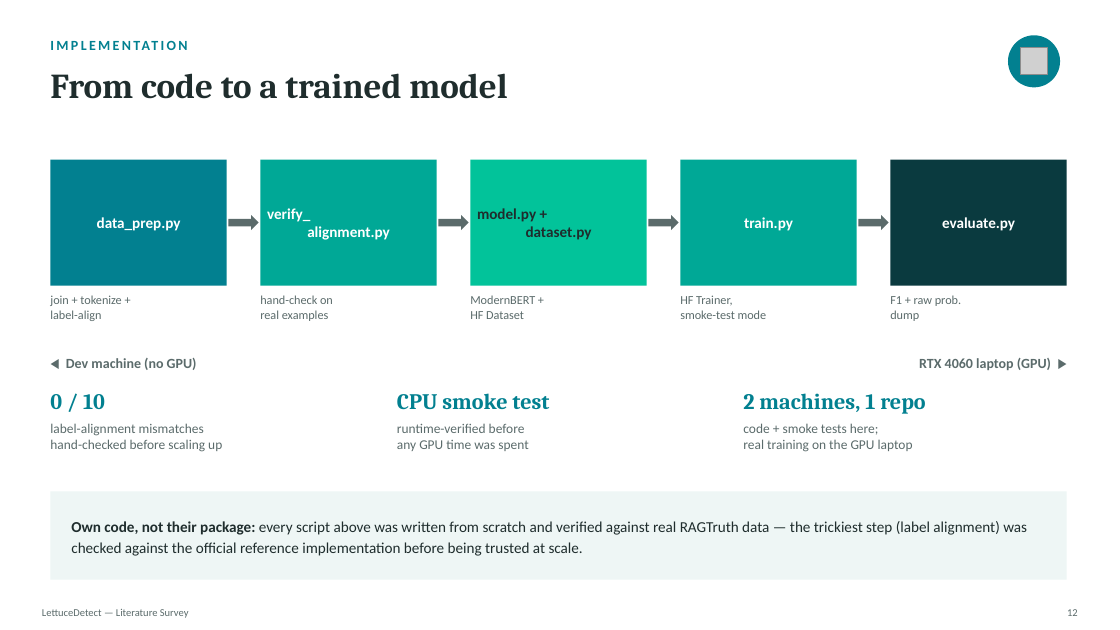
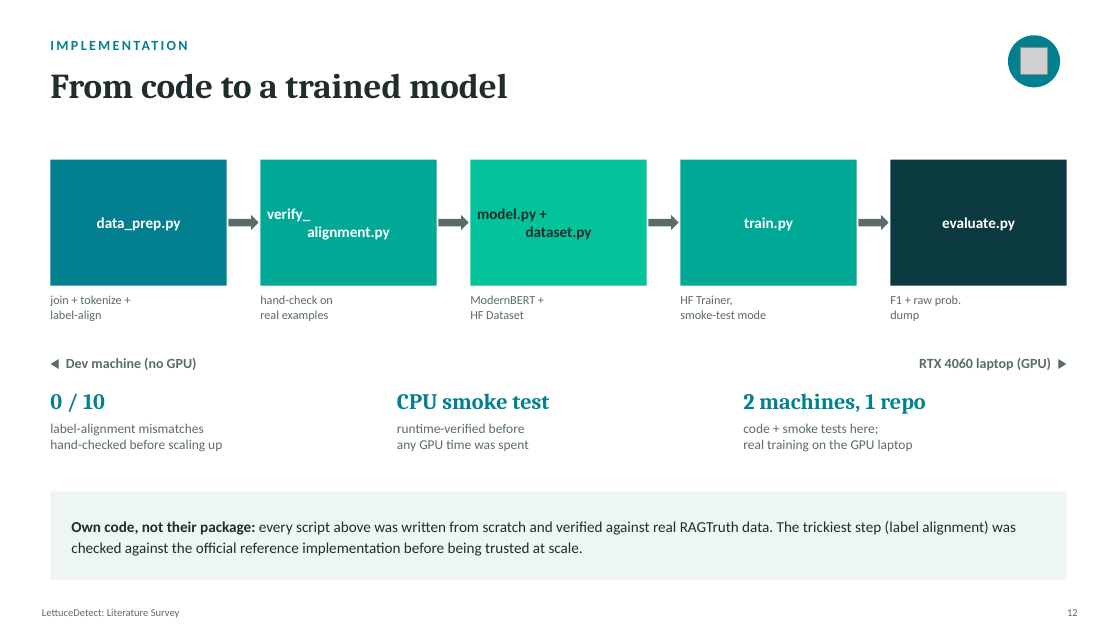
Before and after one commit to AfzalRaja001/lettucedetect-reimpl, a slide deck: slide 12 of docs/LettuceDetect_Presentation_.pptx. Drawn at 1120x630 pixels with LibreOffice and Linux fonts; fonts in the diff are those of the drawing; grey boxes stand for pictures. Boxes give left, top, right and bottom in pixels: in the first picture for what was removed or moved away, otherwise in the second. Text is boxed around its words. In the diff, an @@ line names an element or a change of style, - is before the commit and + after.

```diff
--- a/docs/LettuceDetect_Presentation_.pptx
+++ b/docs/LettuceDetect_Presentation_.pptx
@@ text at (x1=71, y1=521, x2=1016, y2=556): text changed @@
-Own code, not their package: every script above was written from scratch and verified against real RAGTruth data — the trickiest step (label alignment) was checked against the official reference implementation before being trusted at scale.
+Own code, not their package: every script above was written from scratch and verified against real RAGTruth data. The trickiest step (label alignment) was checked against the official reference implementation before being trusted at scale.
@@ text at (x1=42, y1=609, x2=180, y2=618): text changed @@
-LettuceDetect — Literature Survey
+LettuceDetect: Literature Survey
```
Also in this commit, not shown: 20 other slides changed, 2 other files.
